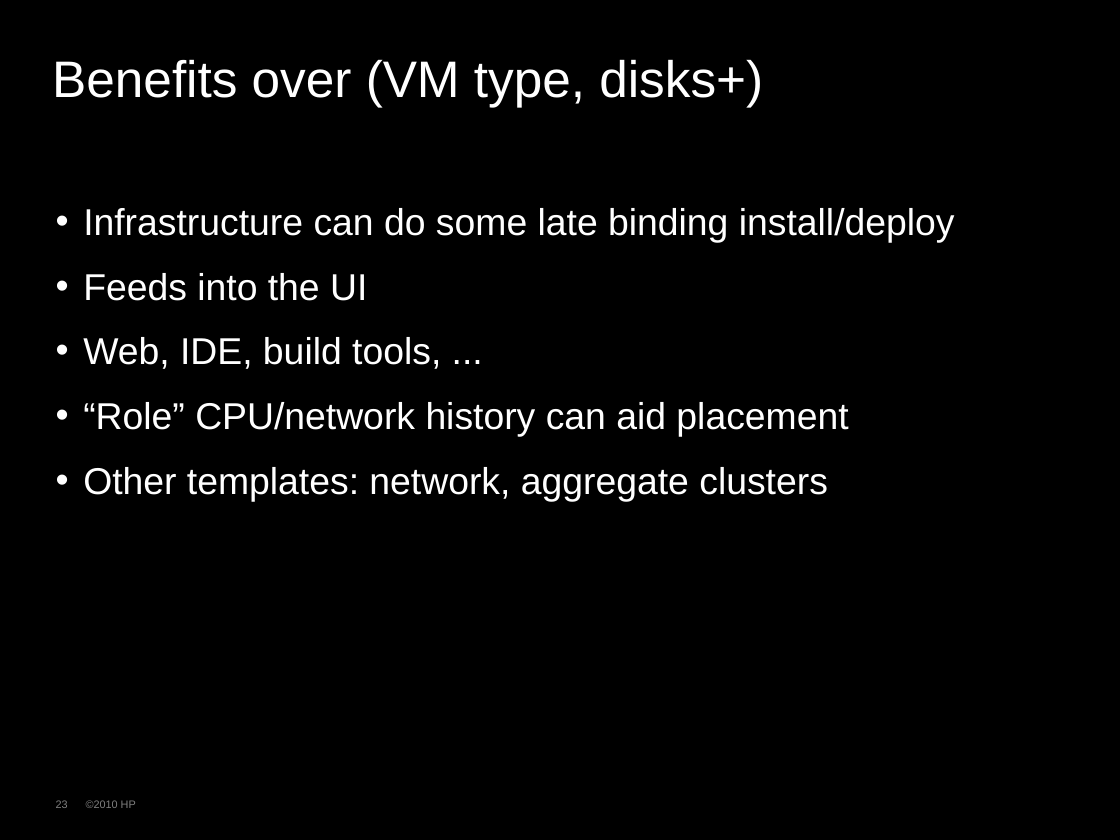
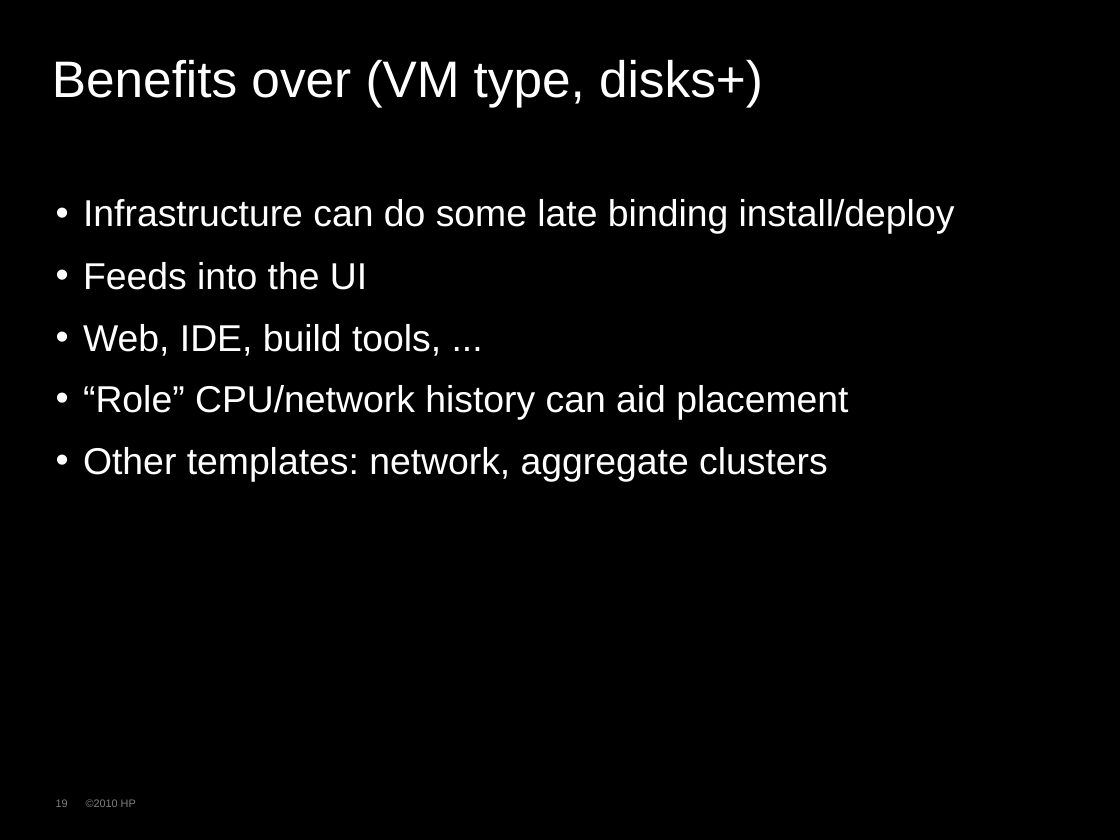
Before and after one commit to rhusar/smartfrog, a slide deck: slide 19 of core/components/cloudfarmer/doc/farming_hadoop_in_the_cloud.ppt (slide 23 before the commit). Drawn at 1120x840 pixels with LibreOffice and Linux fonts; fonts in the diff are those of the drawing; background and template pictures are left out. Boxes give left, top, right and bottom in pixels: in the first picture for what was removed or moved away, otherwise in the second. Text is boxed around its words. In the diff, an @@ line names an element or a change of style, - is before the commit and + after.

```diff
--- a/core/components/cloudfarmer/doc/farming_hadoop_in_the_cloud.ppt
+++ b/core/components/cloudfarmer/doc/farming_hadoop_in_the_cloud.ppt
@@ text "Infrastructure can do some late ..." at [83, 199, 955, 482]: indent changed; line spacing 1.1 to 0.93; line spacing 1.1 to 1.03 @@
@@ page number at [56, 799, 68, 807]: text changed @@
-23
+19
```
Also in this commit, not shown: 23 other slides changed, 1 slide added.
